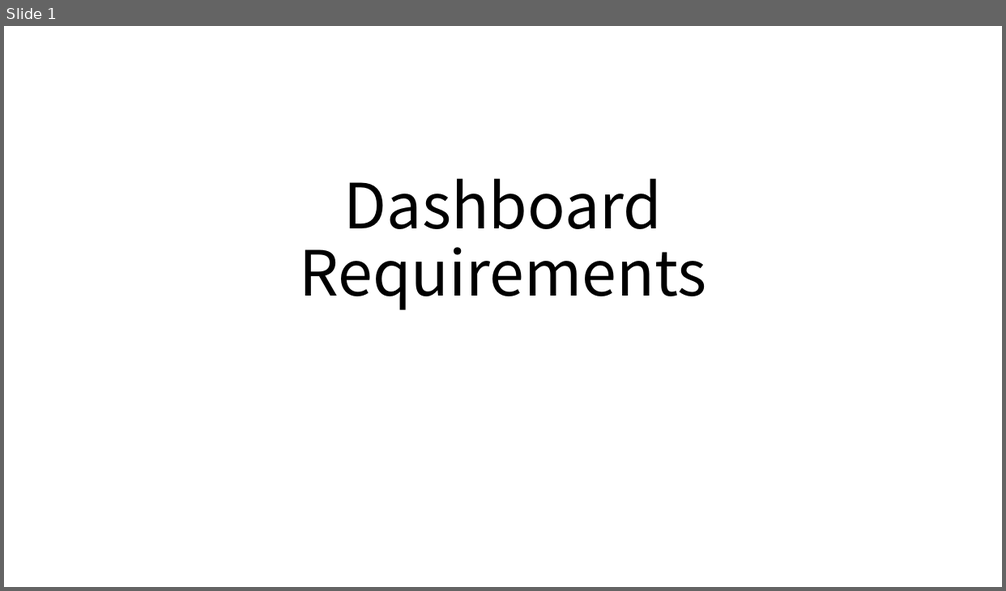
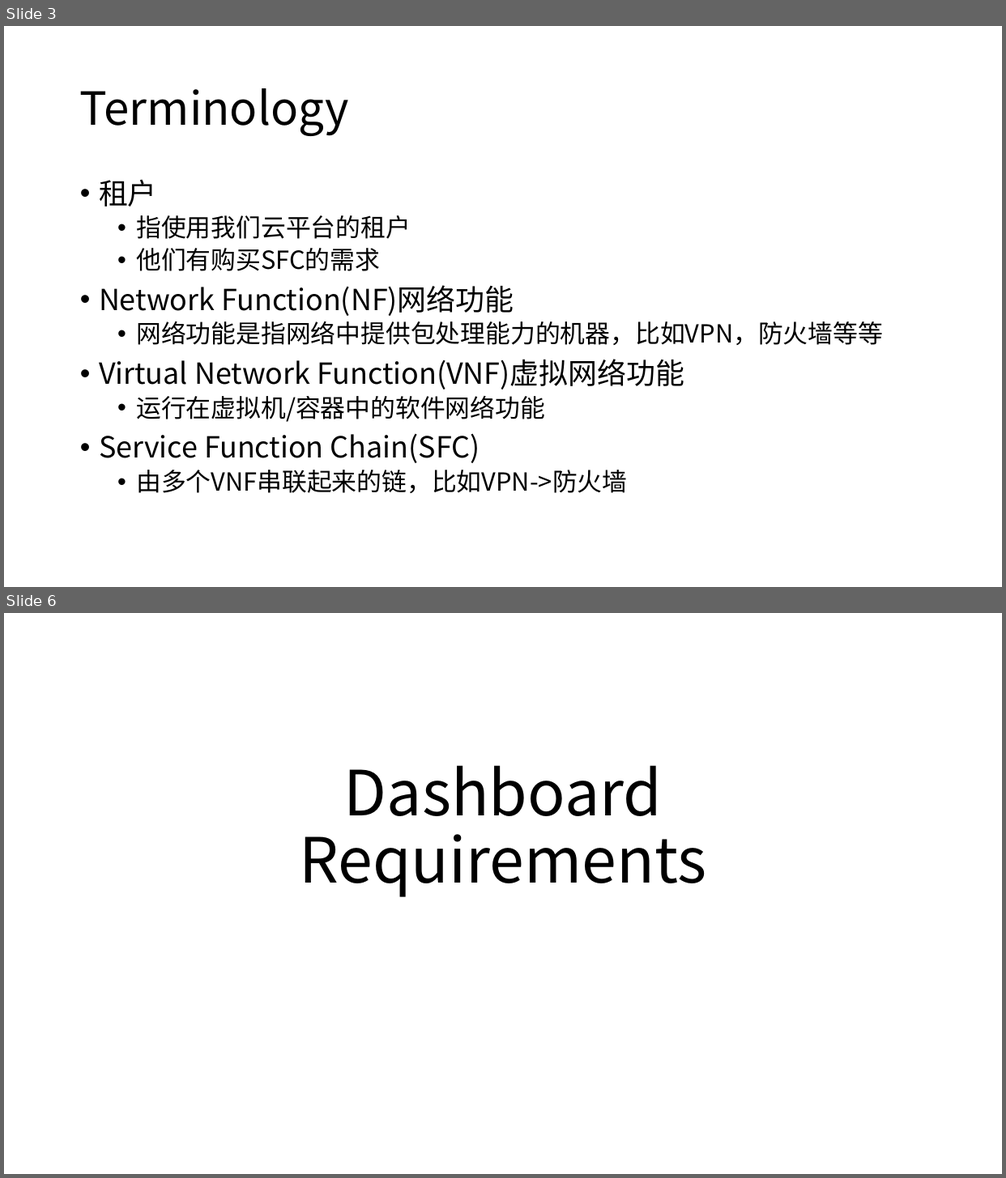
Before and after one commit to magaboomchen/SelfAdaptiveMano, a slide deck: doc/SoftwareDesign/Dashboard/DashboardRequirements.pptx. Shown one above the other, each under a label of ours: slide 1 before the commit, slides 3 and 6 after it; the slides between them are not shown. The pictures are 1006x591 and 1006x1178 pixels, drawn with LibreOffice and Linux fonts; fonts in the diff are those of the drawing. Boxes give left, top, right and bottom in pixels: in the first picture for what was removed or moved away, otherwise in the second. Text is boxed around its words. In the diff, an @@ line names an element or a change of style, - is before the commit and + after.

```diff
--- a/doc/SoftwareDesign/Dashboard/DashboardRequirements.pptx
+++ b/doc/SoftwareDesign/Dashboard/DashboardRequirements.pptx
@@ slide 3 added at box(4, 26, 1002, 587), background #FFFFFF @@
@@ title added at box(80, 88, 349, 136), 44 pt, text #000000 @@
+Terminology
@@ text added at box(99, 179, 883, 493), 24 pt, text #000000 @@
+• 租户
+  • 指使用我们云平台的租户
+  • 他们有购买SFC的需求
+• Network Function(NF)网络功能
+  • 网络功能是指网络中提供包处理能力的机器，比如VPN，防火墙等等
+• Virtual Network Function(VNF)虚拟网络功能
+  • 运行在虚拟机/容器中的软件网络功能
+• Service Function Chain(SFC)
+  • 由多个VNF串联起来的链，比如VPN->防火墙
@@ what was slide 1 is now slide 6 @@
```
Also in this commit, not shown: 2 slides changed, 4 other slides added, 17 other files.
